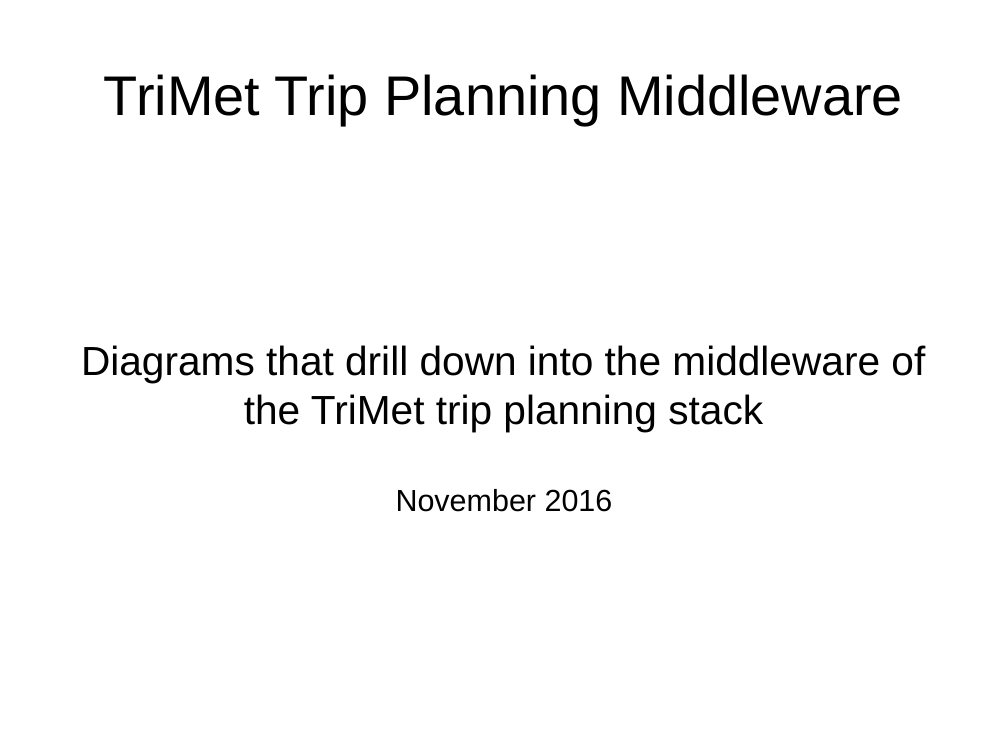
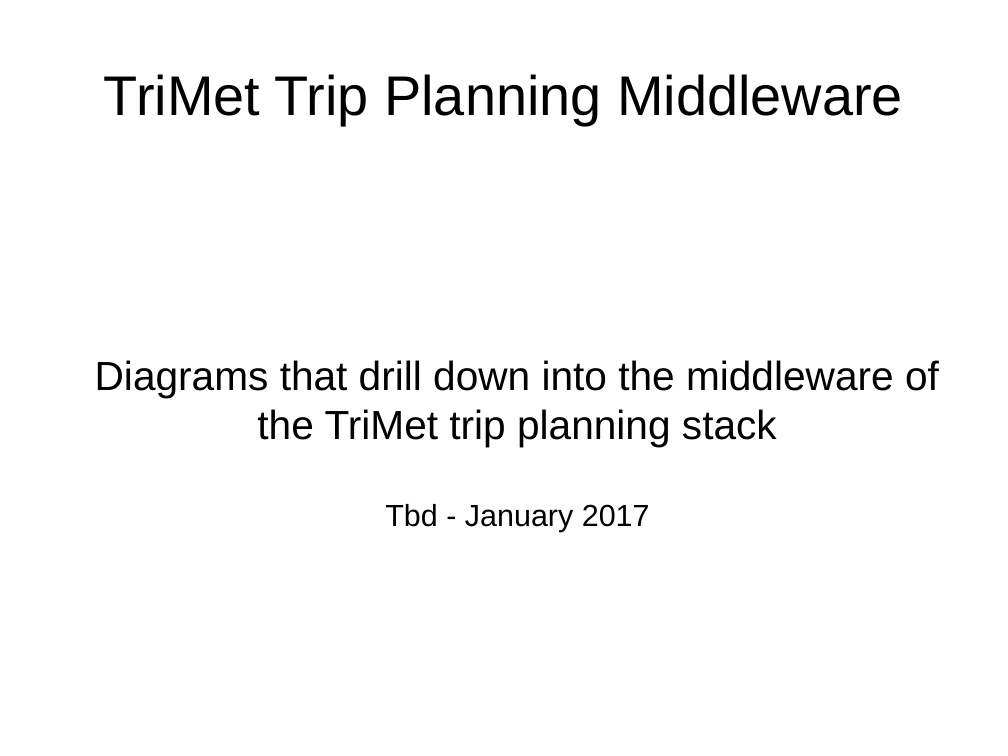
Before and after one commit to OpenTransitTools/docs, a slide deck: slide 1 of trimet/TriMet Trip Planning Middleware Architecture.odp. Drawn at 1008x756 pixels with LibreOffice and Linux fonts; fonts in the diff are those of the drawing. Boxes give left, top, right and bottom in pixels: in the first picture for what was removed or moved away, otherwise in the second. Text is boxed around its words. In the diff, an @@ line names an element or a change of style, - is before the commit and + after.

Commit message:
clean up arch, clean out incomplete middleware, delete the .pdf

```diff
--- a/trimet/TriMet Trip Planning Middleware Architecture.odp
+++ b/trimet/TriMet Trip Planning Middleware Architecture.odp
@@ subtitle "Diagrams that drill down into ...": place and size @@
-subtitle "Diagrams that drill down into ..." at <box>81,345,925,512</box>
+subtitle "Diagrams that drill down into ..." at <box>95,360,939,532</box>
@@ subtitle at <box>385,504,650,532</box>: text changed @@
-November 2016
+Tbd - January 2017
```
Also in this commit, not shown: 3 slides removed, 2 other files.
